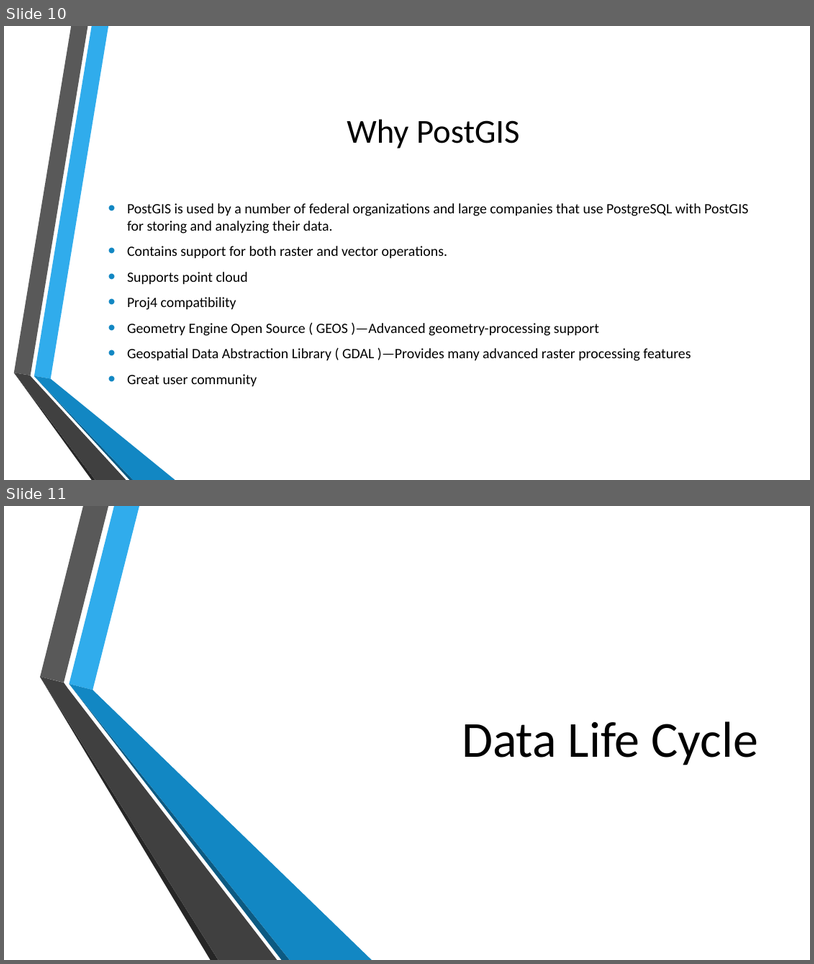
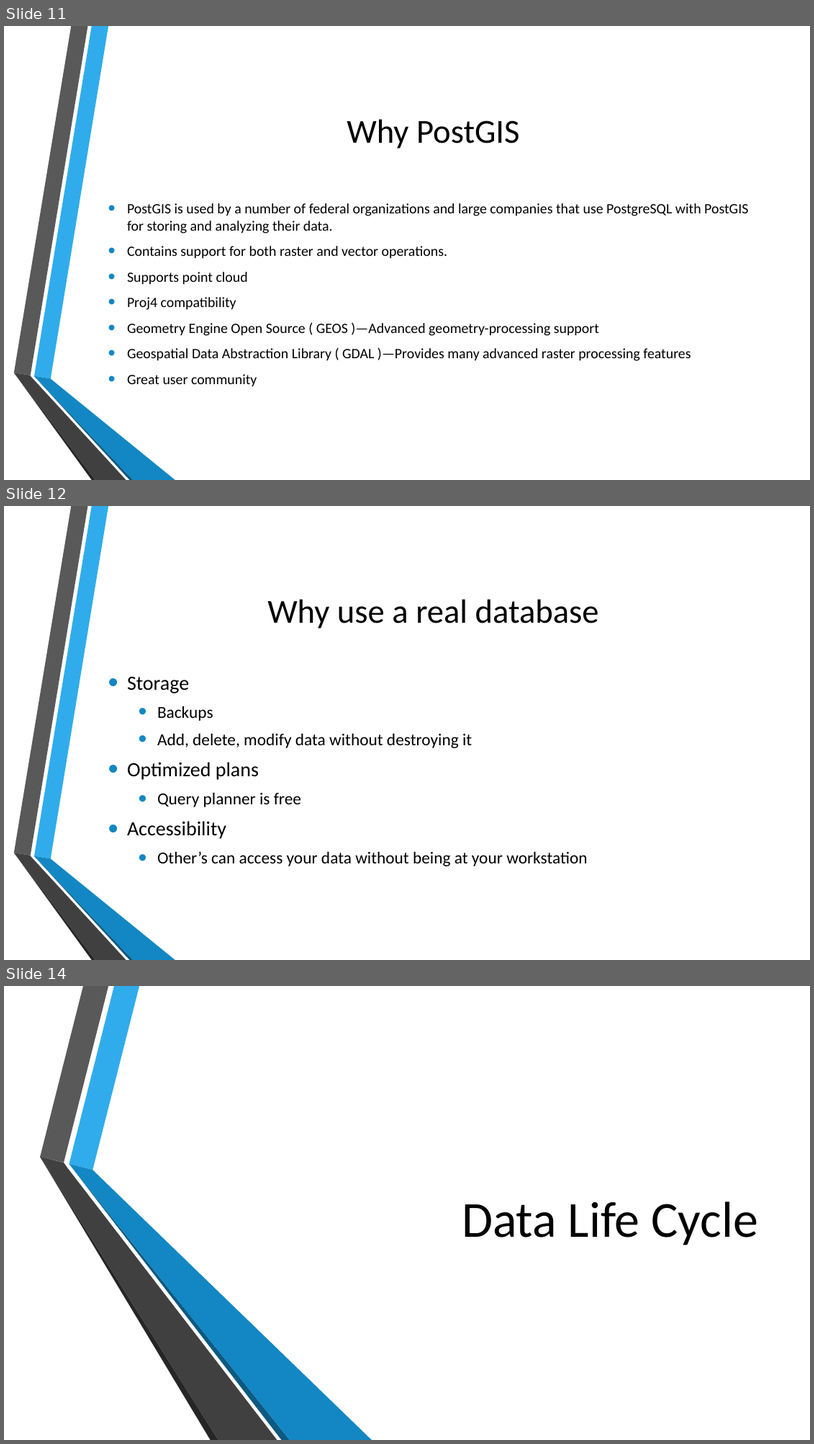
Before and after one commit to MGIS-UMN/GIS5577_week1, a slide deck: why_postgresql.odp. Shown one above the other, each under a label of ours: slides 10 and 11 before the commit, slides 11, 12 and 14 after it; the slides between them are not shown. The pictures are 814x964 and 814x1444 pixels, drawn with LibreOffice and Linux fonts; fonts in the diff are those of the drawing; background and template pictures are left out. Boxes give left, top, right and bottom in pixels: in the first picture for what was removed or moved away, otherwise in the second. Text is boxed around its words. In the diff, an @@ line names an element or a change of style, - is before the commit and + after.

```diff
--- a/why_postgresql.odp
+++ b/why_postgresql.odp
@@ slide 12 added at <box>4,506,810,960</box>, background picture (left out); not listed: 6 template elements that a slide beside it also shows @@
@@ title added at <box>268,599,599,628</box>, 40 pt, text #000000 @@
+Why use a real database
@@ text added at <box>127,677,587,866</box>, 20 pt, text #000000 @@
+• Storage
+  • Backups
+  • Add, delete, modify data without destroying it
+• Optimized plans
+  • Query planner is free
+• Accessibility
+  • Other’s can access your data without being at your workstation
@@ what was slide 10 is now slide 11 @@
@@ what was slide 11 is now slide 14 @@
```
Also in this commit, not shown: 1 slide changed, 2 other slides added.
